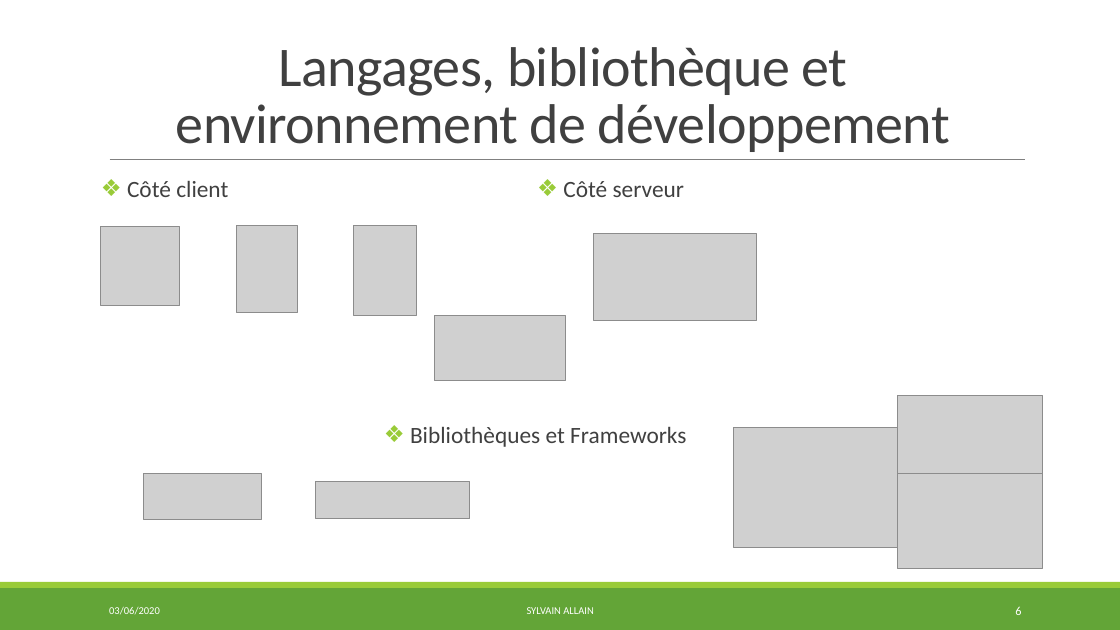
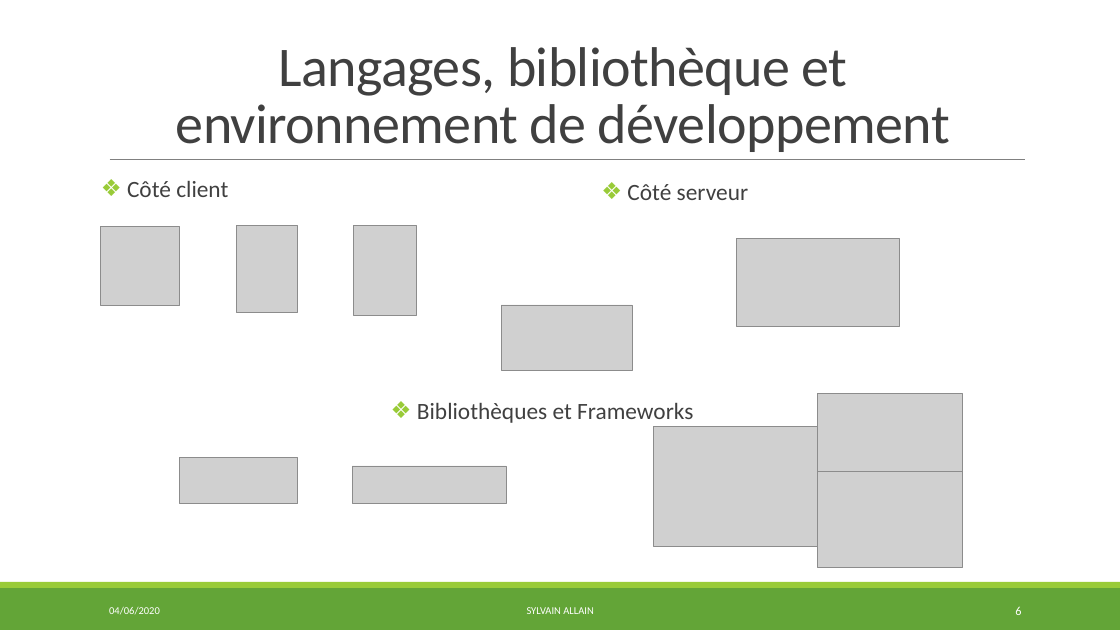
Before and after one commit to S2LF/ProjetPro, a slide deck: slide 6 of ProjetTof’Box.pptx. Drawn at 1120x630 pixels with LibreOffice and Linux fonts; fonts in the diff are those of the drawing; grey boxes stand for pictures. Boxes give left, top, right and bottom in pixels: in the first picture for what was removed or moved away, otherwise in the second. Text is boxed around its words. In the diff, an @@ line names an element or a change of style, - is before the commit and + after.

```diff
--- a/ProjetTof’Box.pptx
+++ b/ProjetTof’Box.pptx
@@ text "Côté serveur": place and size @@
-text "Côté serveur" at bbox=[563, 181, 684, 197]
+text "Côté serveur" at bbox=[627, 184, 748, 200]
@@ picture: place and size @@
-picture at bbox=[594, 234, 756, 321]
+picture at bbox=[737, 239, 899, 326]
@@ picture: place and size @@
-picture at bbox=[434, 316, 565, 381]
+picture at bbox=[501, 305, 632, 371]
@@ text "Bibliothèques et Frameworks": place and size @@
-text "Bibliothèques et Frameworks" at bbox=[410, 427, 686, 447]
+text "Bibliothèques et Frameworks" at bbox=[417, 403, 693, 423]
@@ 3 pictures: place and size @@
-3 pictures at bbox=[734, 395, 1043, 569]
+3 pictures at bbox=[654, 394, 963, 568]
@@ picture: place and size @@
-picture at bbox=[144, 473, 262, 519]
+picture at bbox=[180, 458, 298, 504]
@@ picture: place and size @@
-picture at bbox=[316, 481, 470, 519]
+picture at bbox=[352, 466, 506, 504]
@@ text at bbox=[109, 607, 160, 614]: text changed @@
-03/06/2020
+04/06/2020
```
Also in this commit, not shown: 28 other slides changed, 1 slide removed, 3 other files.
